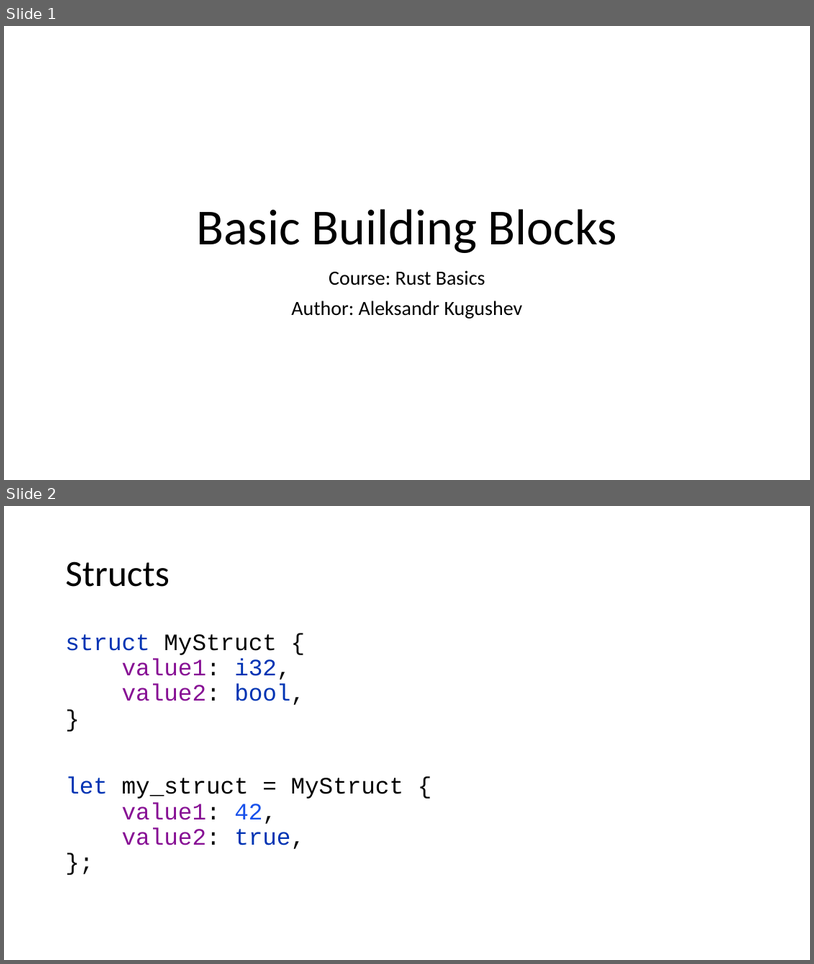
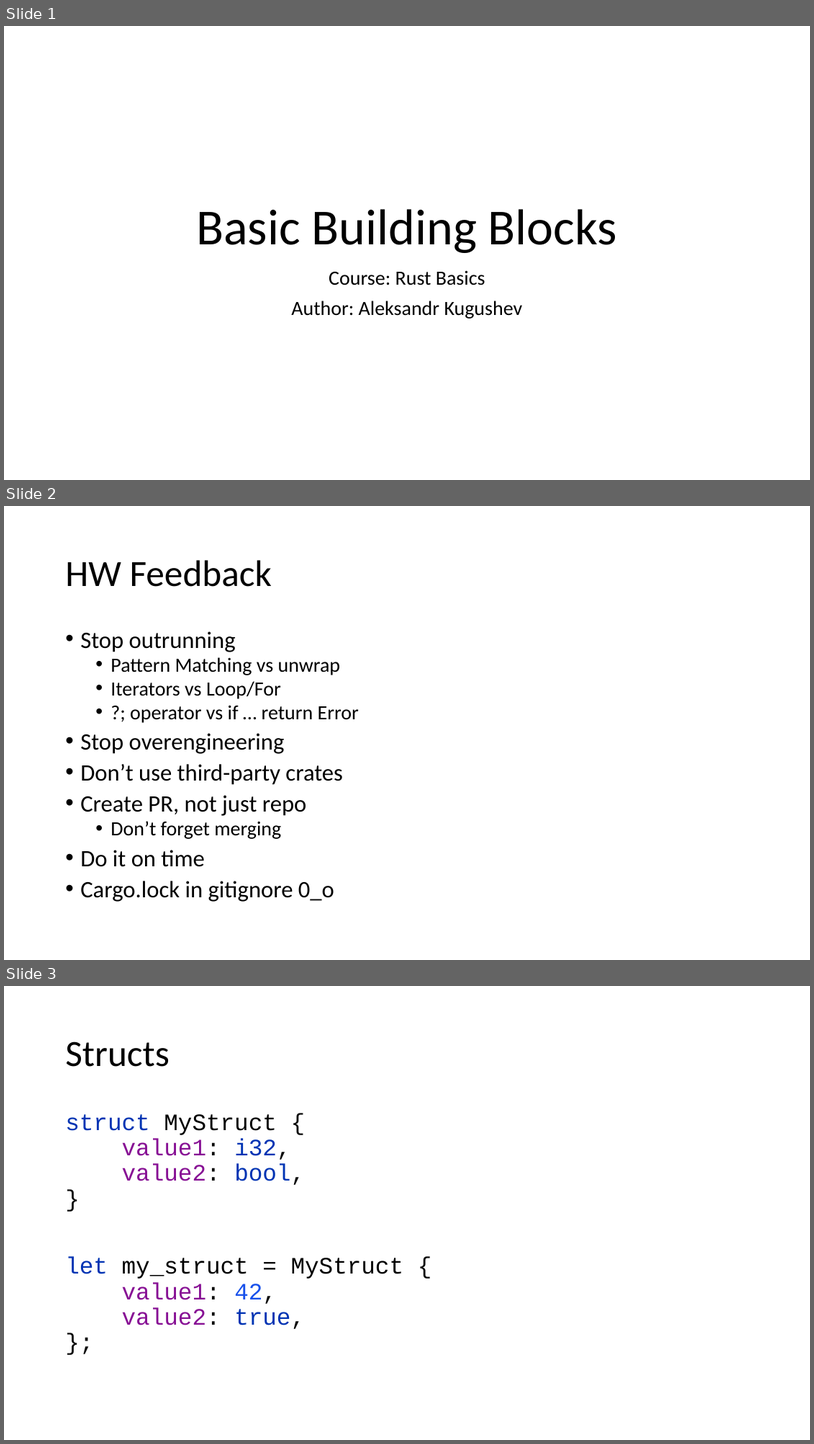
Before and after one commit to kugushev/course-rust-basics, a slide deck: pres/02-BuildingBlocks.pptx. Shown one above the other, each under a label of ours: slides 1 and 2 before the commit, slides 1, 2 and 3 after it. The pictures are 814x964 and 814x1444 pixels, drawn with LibreOffice and Linux fonts; fonts in the diff are those of the drawing. Boxes give left, top, right and bottom in pixels: in the first picture for what was removed or moved away, otherwise in the second. Text is boxed around its words. In the diff, an @@ line names an element or a change of style, - is before the commit and + after.

Commit message:
update lesson 2

```diff
--- a/pres/02-BuildingBlocks.pptx
+++ b/pres/02-BuildingBlocks.pptx
@@ slide 2 added at <box>4,506,810,960</box>, background #FFFFFF @@
@@ title added at <box>65,560,272,587</box>, 44 pt, text #000000 @@
+HW Feedback
@@ text added at <box>80,631,359,901</box>, 28 pt, text #000000 @@
+• Stop outrunning
+  • Pattern Matching vs unwrap
+  • Iterators vs Loop/For
+  • ?; operator vs if … return Error
+• Stop overengineering
+• Don’t use third-party crates
+• Create PR, not just repo
+  • Don’t forget merging
+• Do it on time
+• Cargo.lock in gitignore 0_o
@@ what was slide 2 is now slide 3 @@
```
